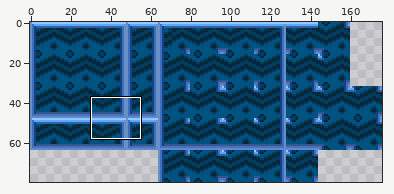
Edited in one commit: pixel-art file (assets/art/tileset/crystal.aseprite). Above: a wide view before the commit, with the close-up outlined.
Close-up. The starting point:
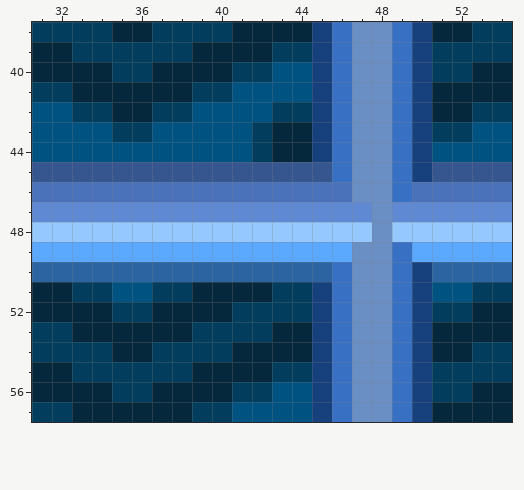
176x80 pixels, 1 frame. Shown: x 31..54, y 38..57. The commit also changed other parts of the picture, which this record leaves out.
After the commit:
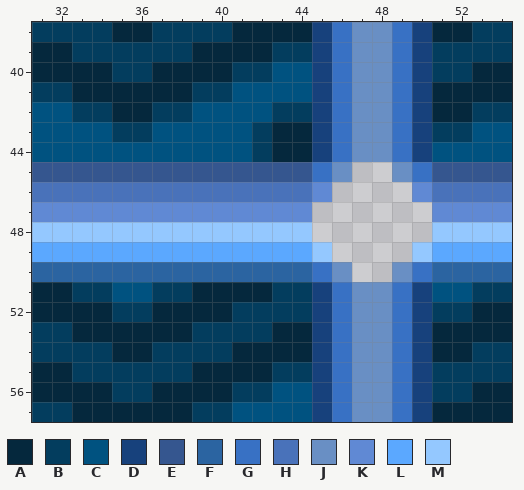
Palette (. is transparent): A #05283d  B #033d5e  C #005280  D #17417c  E #35568f  F #2b64a1  G #3871c4  H #4972ba  J #698fc4  K #6089d4  L #5ba8ff  M #94c8ff
The edit:
y 45: x 45..50 EGJJGD -> GJ..JG
y 46: x 45..50 HHJJGH -> K....K
y 47: x 45..50 KKKJKK -> ......
y 48: x 45..50 MMMJMM -> ......
y 49: x 45..50 LLJJGL -> M....M
y 50: x 45..50 FGJJGD -> GJ..JG
